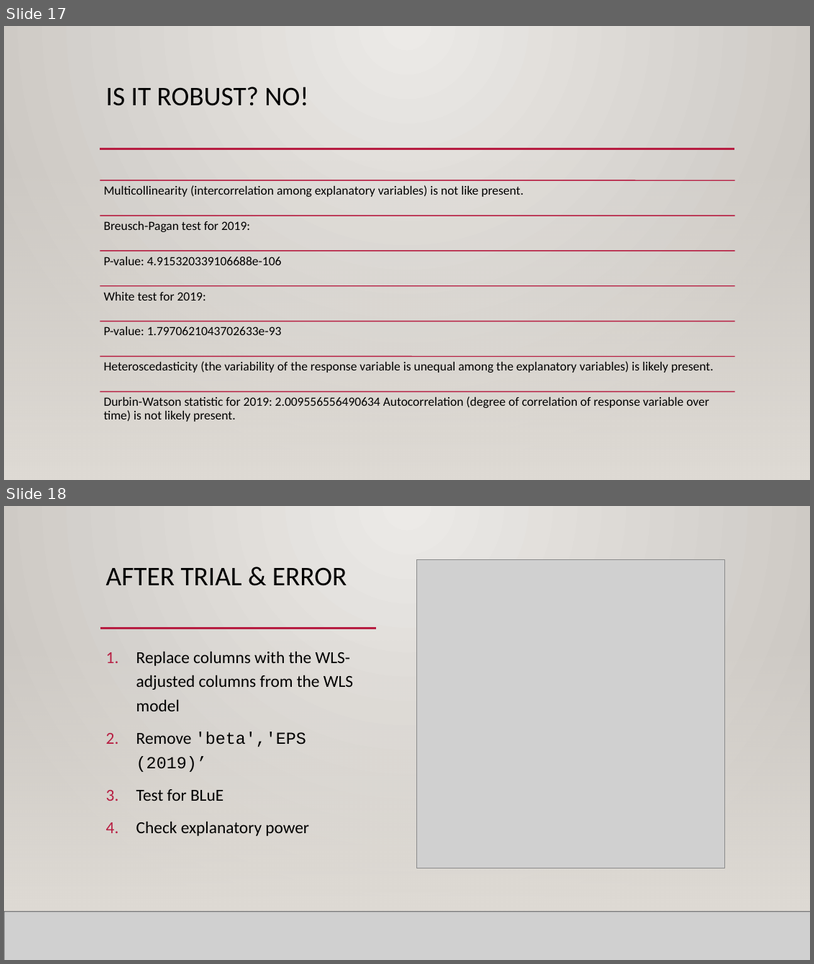
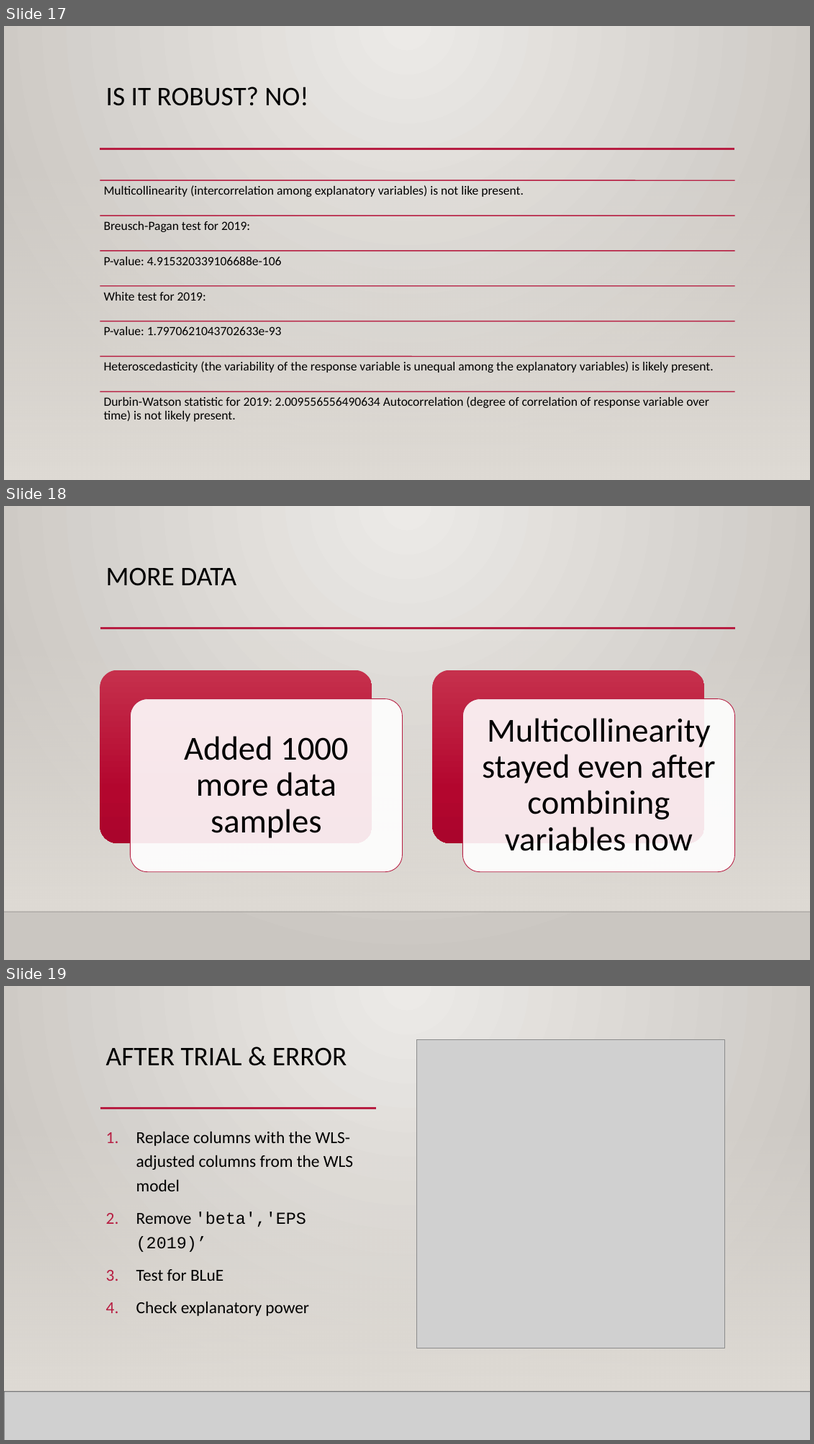
Before and after one commit to Iingxaki/Key-Financial-Indicators-Stock-Forecasting-DS450, a slide deck: Unlocking Stock Performance Insights.pptx. Shown one above the other, each under a label of ours: slides 17 and 18 before the commit, slides 17, 18 and 19 after it. The pictures are 814x964 and 814x1444 pixels, drawn with LibreOffice and Linux fonts; fonts in the diff are those of the drawing; grey boxes stand for pictures; background and template pictures are left out. Boxes give left, top, right and bottom in pixels: in the first picture for what was removed or moved away, otherwise in the second. Text is boxed around its words. In the diff, an @@ line names an element or a change of style, - is before the commit and + after.

```diff
--- a/Unlocking Stock Performance Insights.pptx
+++ b/Unlocking Stock Performance Insights.pptx
@@ slide 18 added at [4, 506, 810, 960], background gradient #ECEAE7 to #CAC7C1; not listed: 3 template elements that a slide beside it also shows @@
@@ title added at [106, 567, 237, 586], 32 pt, text #000000 @@
+MORE DATA
@@ group added at [100, 670, 736, 872]: 4 rounded rectangles, 2 texts @@
+Added 1000 more data samples
+Multicollinearity stayed even after combining variables now
@@ what was slide 18 is now slide 19 @@
```
